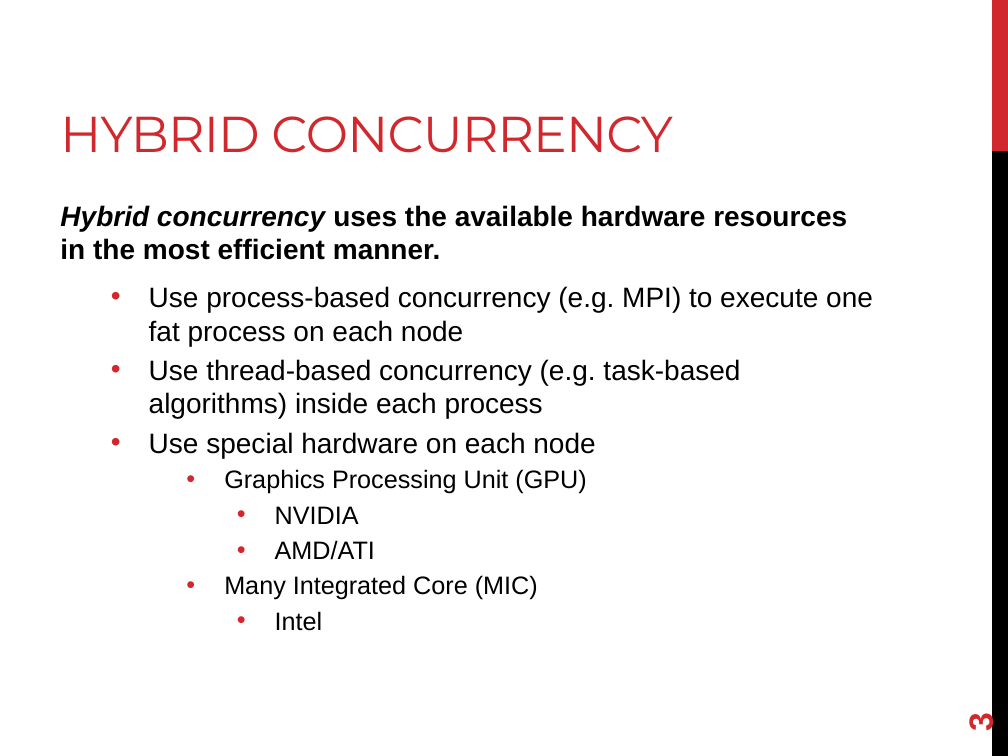
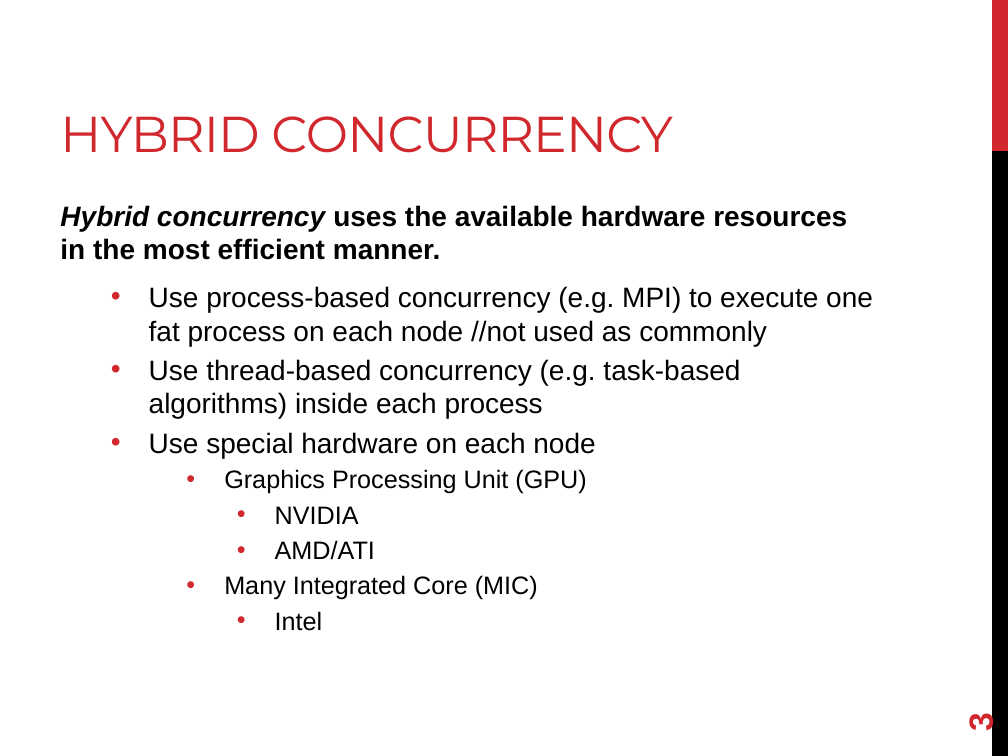
Before and after one commit to joshpeterson/DevelopingConcurrentSoftware, a slide deck: slide 3 of Lectures/Hybrid Concurrency/Hybrid Concurrency.pptx. Drawn at 1008x756 pixels with LibreOffice and Linux fonts; fonts in the diff are those of the drawing. Boxes give left, top, right and bottom in pixels: in the first picture for what was removed or moved away, otherwise in the second. Text is boxed around its words. In the diff, an @@ line names an element or a change of style, - is before the commit and + after.

```diff
--- a/Lectures/Hybrid Concurrency/Hybrid Concurrency.pptx
+++ b/Lectures/Hybrid Concurrency/Hybrid Concurrency.pptx
@@ text at [149,286,873,346]: text changed @@
-  • Use process-based concurrency (e.g. MPI) to execute one fat process on each node
+  • Use process-based concurrency (e.g. MPI) to execute one fat process on each node //not used as commonly
```
Also in this commit, not shown: 5 other slides changed, 33 other files.
